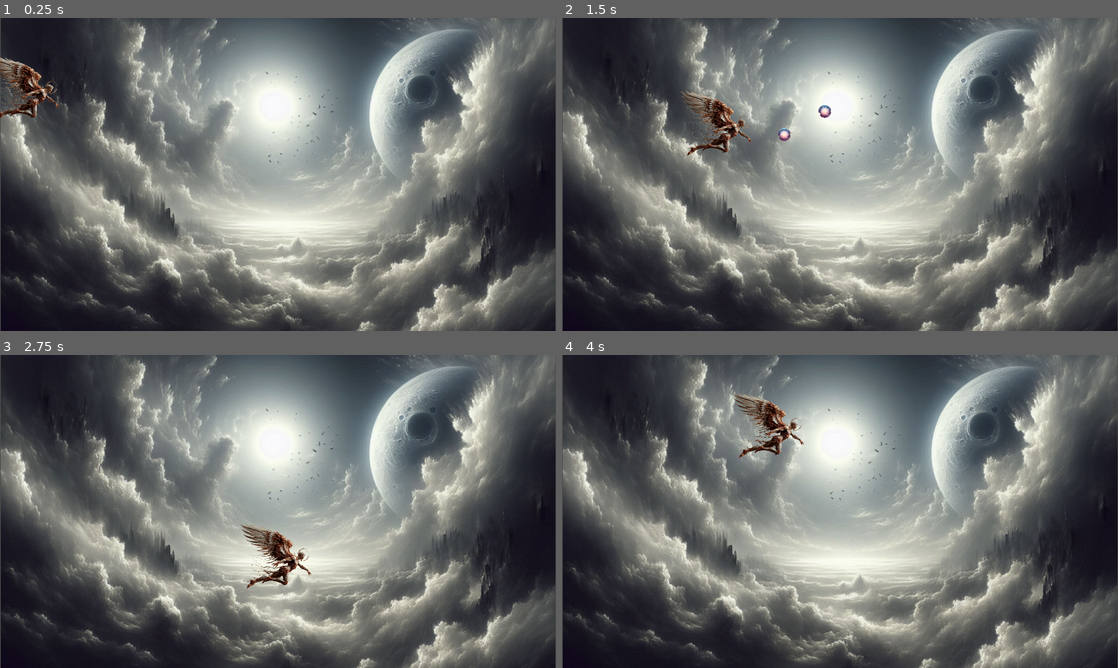
Above: before the commit, frames 1-4 (two rows, left to right).
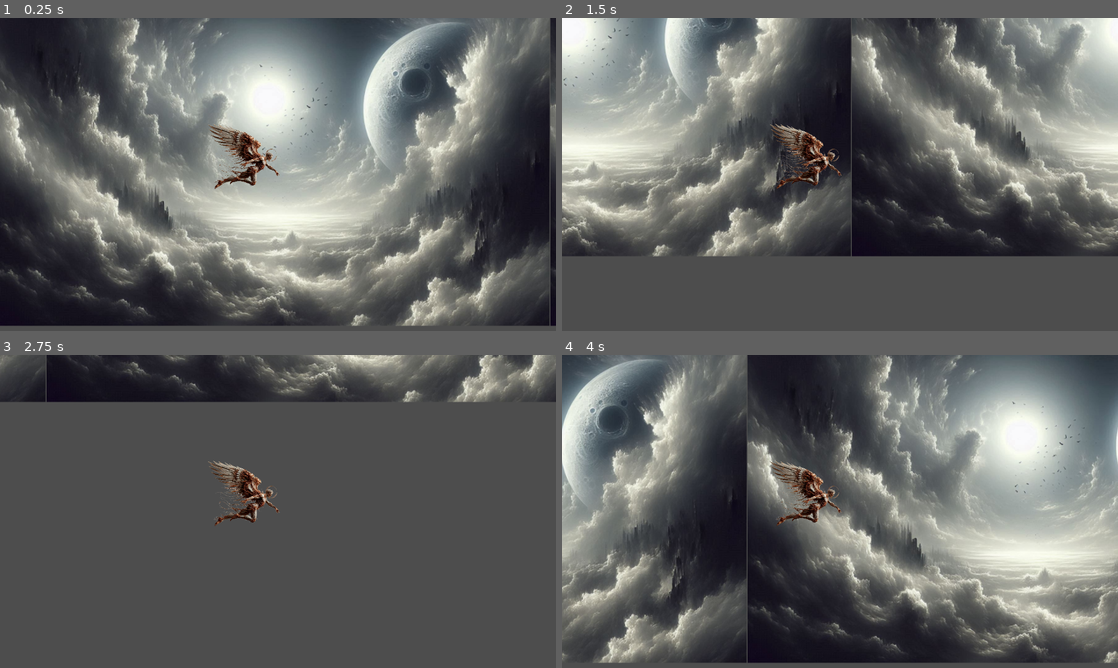
Above: after the commit, the same moments.

Repository: DanielleJeanine/Redemption_Wings
Game: Godot game, scene res://scenes/game.tscn
The game is run twice, just before and just after one commit, with the same random seed, the same clock (stepped at 60 frames per second) and the same inputs.
Inputs:
- Up to frame 1 (0.25 s): no input
- Up to frame 2 (1.5 s): tap Enter at 0.5 s; hold D (mv_right) 0.53-1.28 s; hold Q (at_basic) 0.53-1.28 s; hold S (mv_down) from 1.28 s (still down); tap Q (at_basic) at 1.35 s
- Up to frame 3 (2.75 s): release S (mv_down) at 2.03 s; hold D (mv_right) from 2.03 s (still down); hold Q (at_basic) from 2.03 s (still down)
- Up to frame 4 (4 s): release D (mv_right) at 2.78 s; release Q (at_basic) at 2.78 s; hold W (mv_up) 2.78-3.53 s; tap Q (at_basic) at 2.85 s; hold A (mv_left) from 3.53 s (still down); hold Q (at_basic) from 3.53 s (still down)

The runs differ from the first frame. In frame 1, 29% of the frame differs, in the area x 0-100%, y 0-100%; in frame 2, 80%; in frame 3, 76%; in frame 4, 85%.

Commit message:
Add/feature: Controles menu e Parallax cenario

Diff:
--- /dev/null
+++ b/scenes/UI_scenes/controles.tscn
@@ -0,0 +1,56 @@
+[gd_scene load_steps=4 format=3 uid="uid://c4r46g0hq4vcs"]
+
+[ext_resource type="Texture2D" uid="uid://mult61ufxyah" path="res://assets/menu/background_placeholder01.jpg" id="1_1o2tf"]
+
+[sub_resource type="StyleBoxFlat" id="StyleBoxFlat_1o2tf"]
+bg_color = Color(0, 0, 0, 1)
+
+[sub_resource type="StyleBoxFlat" id="StyleBoxFlat_8ies4"]
+bg_color = Color(0, 0, 0, 1)
+
+[node name="Controles" type="Control"]
+layout_mode = 3
+anchors_preset = 0
+offset_right = 1275.0
+offset_bottom = 710.0
+
+[node name="TextureRect" type="TextureRect" parent="."]
+layout_mode = 1
+anchors_preset = 15
+anchor_right = 1.0
+anchor_bottom = 1.0
+grow_horizontal = 2
+grow_vertical = 2
+texture = ExtResource("1_1o2tf")
+
+[node name="VBoxContainer" type="VBoxContainer" parent="."]
+layout_mode = 1
+anchors_preset = 8
+anchor_left = 0.5
+anchor_top = 0.5
+anchor_right = 0.5
+anchor_bottom = 0.5
+offset_left = -554.0
+offset_top = -181.0
+offset_right = 555.0
+offset_bottom = 190.0
+grow_horizontal = 2
+grow_vertical = 2
+theme_override_constants/separation = 34
+alignment = 1
+
+[node name="Label" type="Label" parent="VBoxContainer"]
+layout_mode = 2
+size_flags_horizontal = 4
+theme_override_font_sizes/font_size = 60
+theme_override_styles/normal = SubResource("StyleBoxFlat_1o2tf")
+text = "Mover - Setas do teclado
+atirar - Space
+tiro carregado - Segure space e solte
+pause - Esc"
+
+[node name="voltarMenu_btn" type="Button" parent="VBoxContainer"]
+layout_mode = 2
+theme_override_font_sizes/font_size = 50
+theme_override_styles/normal = SubResource("StyleBoxFlat_8ies4")
+text = "Voltar"
--- a/scenes/UI_scenes/menu.tscn
+++ b/scenes/UI_scenes/menu.tscn
@@ -87,6 +87,12 @@
 text = "Play
 "
 
+[node name="Controles_btn" type="Button" parent="VBoxContainer"]
+layout_mode = 2
+theme_override_font_sizes/font_size = 50
+theme_override_styles/normal = SubResource("StyleBoxFlat_yqeox")
+text = "Controles"
+
 [node name="Exit_btn" type="Button" parent="VBoxContainer"]
 layout_mode = 2
 theme_override_font_sizes/font_size = 50
--- a/scenes/UI_scenes/orquestradorDeCenas.tscn
+++ b/scenes/UI_scenes/orquestradorDeCenas.tscn
@@ -1,25 +1,33 @@
-[gd_scene load_steps=5 format=3 uid="uid://cse3pymi3lg7r"]
+[gd_scene load_steps=6 format=3 uid="uid://cse3pymi3lg7r"]
 
 [ext_resource type="Script" uid="uid://dhkdebj8h73qs" path="res://scenes/UI_scenes/orquestrador_de_cenas.gd" id="1_dy5r7"]
 [ext_resource type="PackedScene" uid="uid://ccn051pu6kw77" path="res://scenes/game.tscn" id="2_8yeii"]
 [ext_resource type="PackedScene" uid="uid://bdu0e1yeidq0y" path="res://scenes/UI_scenes/menu.tscn" id="3_clomo"]
+[ext_resource type="PackedScene" uid="uid://c4r46g0hq4vcs" path="res://scenes/UI_scenes/controles.tscn" id="3_kq6sa"]
 [ext_resource type="Theme" uid="uid://wlwx3ld526t7" path="res://assets/themes/btn_placeholder.tres" id="4_5vu3d"]
 
 [node name="OrquestradorDeCenas" type="Node"]
 script = ExtResource("1_dy5r7")
 
 [node name="Game" parent="." instance=ExtResource("2_8yeii")]
+visible = false
+
+[node name="Controles" parent="." instance=ExtResource("3_kq6sa")]
+visible = false
 
 [node name="MenuInicial" parent="." instance=ExtResource("3_clomo")]
 
 [node name="Play_btn" parent="MenuInicial/VBoxContainer" index="1"]
 theme = ExtResource("4_5vu3d")
 
-[node name="Exit_btn" parent="MenuInicial/VBoxContainer" index="2"]
+[node name="Exit_btn" parent="MenuInicial/VBoxContainer" index="3"]
 theme = ExtResource("4_5vu3d")
 
+[connection signal="pressed" from="Controles/VBoxContainer/voltarMenu_btn" to="." method="_on_voltar_menu_btn_pressed"]
 [connection signal="pressed" from="MenuInicial/VBoxContainer/Play_btn" to="." method="_on_play_btn_pressed"]
+[connection signal="pressed" from="MenuInicial/VBoxContainer/Controles_btn" to="." method="_on_controles_btn_pressed"]
 [connection signal="pressed" from="MenuInicial/VBoxContainer/Exit_btn" to="." method="_on_exit_btn_pressed"]
 
 [editable path="Game"]
+[editable path="Controles"]
 [editable path="MenuInicial"]
--- a/scenes/UI_scenes/orquestrador_de_cenas.gd
+++ b/scenes/UI_scenes/orquestrador_de_cenas.gd
@@ -1,13 +1,44 @@
 extends Node
 
 @onready var menu_principal = $MenuInicial
+@onready var Controles = $Controles
+@onready var game = $Game
+@onready var player= $Game/Player
+@onready var parallax = $Game/ParallaxBackground
 @onready var play_btn = $MenuInicial/VBoxContainer/Play_btn
+@onready var controles_btn = $MenuInicial/VBoxContainer/Controles_btn
 
 func _ready():
 	play_btn.grab_focus()
+	game.visible = false
+	player.set_process(false)
+	player.set_physics_process(false)
+	player.set_process_input(false)
+	parallax.set_process(false)
 
 func _on_play_btn_pressed():
 	menu_principal.visible = false
+	game.visible = true
+
+	player.set_process(true)
+	player.set_physics_process(true)
+	player.set_process_input(true)
+	parallax.set_process(true)
+
+func _on_controles_btn_pressed():
+	menu_principal.visible = false
+	Controles.visible = true
+
 
 func _on_exit_btn_pressed():
 	get_tree().quit()
+
+
+func _on_voltar_menu_btn_pressed():
+	Controles.visible = false
+	menu_principal.visible = true
+
+	player.set_process(false)
+	player.set_physics_process(false)
+	player.set_process_input(false)
+	parallax.set_process(false)
--- a/scenes/game.gd
+++ /dev/null
@@ -1 +0,0 @@
-extends Node2D
--- a/scenes/game.tscn
+++ b/scenes/game.tscn
@@ -1,20 +1,33 @@
 [gd_scene load_steps=5 format=3 uid="uid://ccn051pu6kw77"]
 
-[ext_resource type="Script" uid="uid://dleyxr0nh056c" path="res://scenes/game.gd" id="1_lnu2h"]
 [ext_resource type="Texture2D" uid="uid://cxiu6avrsp68p" path="res://assets/OIG4.webp" id="1_uwrxv"]
 [ext_resource type="PackedScene" uid="uid://45t4x4s8w8m4" path="res://scenes/c_archangel.tscn" id="2_yqjtg"]
 [ext_resource type="PackedScene" uid="uid://cwx43r8yqu4vu" path="res://scenes/UI_scenes/Pause.tscn" id="4_lbhrr"]
 
+[sub_resource type="GDScript" id="GDScript_lnu2h"]
+script/source = "extends Node2D
+"
+
 [node name="Game" type="Node2D"]
-script = ExtResource("1_lnu2h")
+script = SubResource("GDScript_lnu2h")
 
-[node name="Sprite2D" type="Sprite2D" parent="."]
+[node name="ParallaxBackground" type="Node2D" parent="."]
+
+[node name="ParallaxLayer" type="Parallax2D" parent="ParallaxBackground"]
+scroll_scale = Vector2(2, 2)
+repeat_size = Vector2(1279, 0)
+repeat_times = 2
+
+[node name="cenario" type="Sprite2D" parent="ParallaxBackground/ParallaxLayer"]
 position = Vector2(640.5, 359.5)
 scale = Vector2(1.33577, 1.33643)
 texture = ExtResource("1_uwrxv")
 
-[node name="CharacterBody2D" parent="." instance=ExtResource("2_yqjtg")]
-position = Vector2(134, 204)
+[node name="Player" parent="." instance=ExtResource("2_yqjtg")]
+position = Vector2(647, 368)
 scale = Vector2(0.22, 0.22)
+at_basic = null
+
+[node name="Camera2D" type="Camera2D" parent="Player"]
 
 [node name="Pause" parent="." instance=ExtResource("4_lbhrr")]
Not shown, removed: scenes/game.gd.uid
